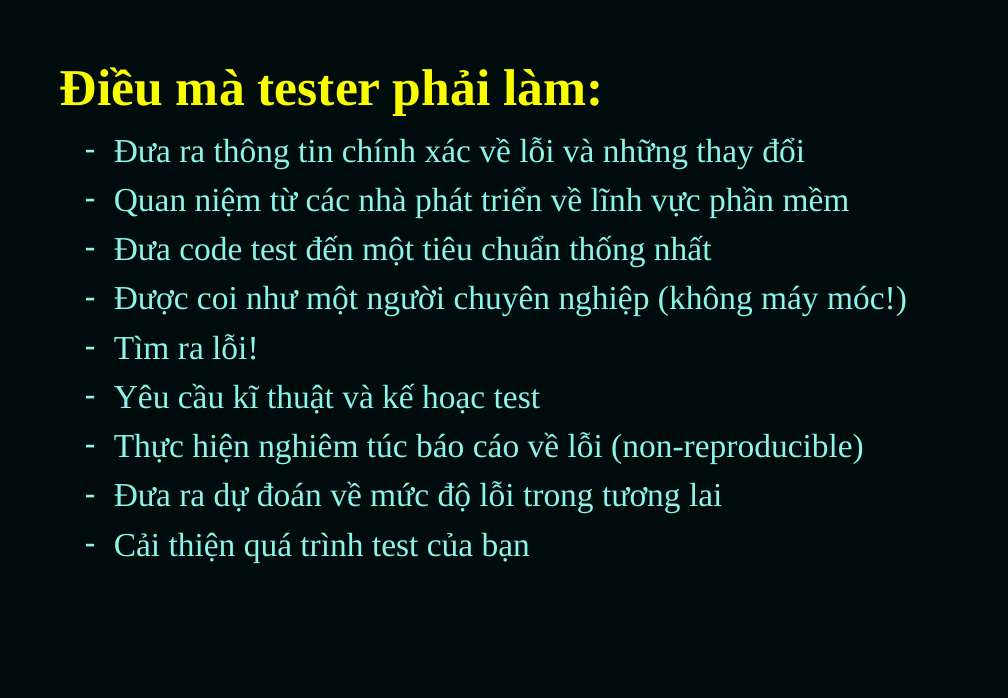
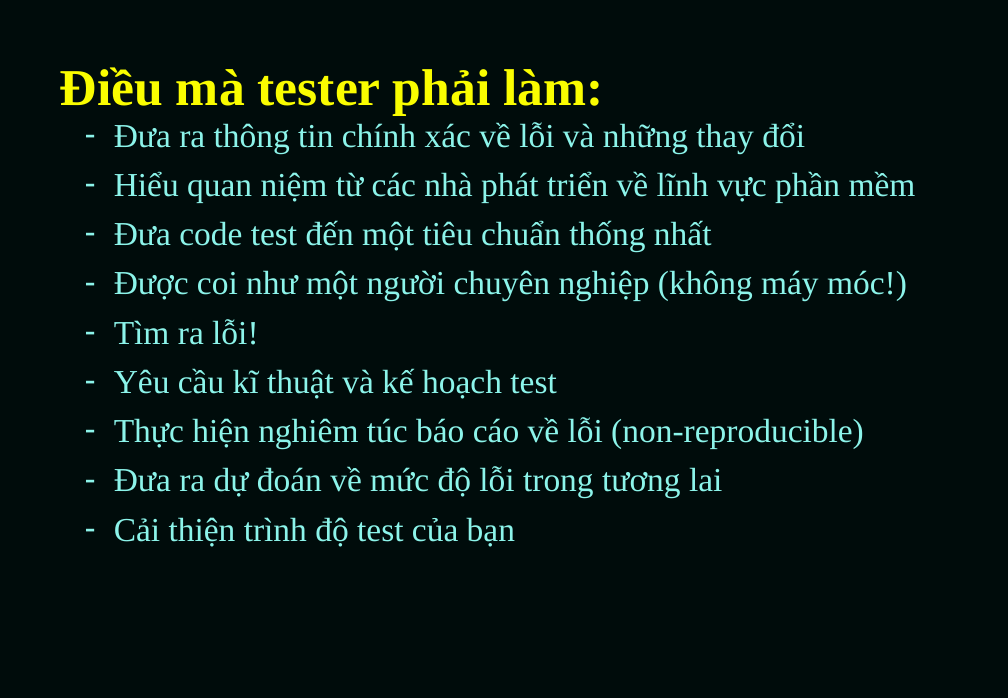
Before and after one commit to TesterRepo/kiemthu_Group1, a slide deck: slide 48 of ISTQBCH1-nhóm 1.ppt. Drawn at 1008x698 pixels with LibreOffice and Linux fonts; fonts in the diff are those of the drawing. Boxes give left, top, right and bottom in pixels: in the first picture for what was removed or moved away, otherwise in the second. Text is boxed around its words. In the diff, an @@ line names an element or a change of style, - is before the commit and + after.

```diff
--- a/ISTQBCH1-nhóm 1.ppt
+++ b/ISTQBCH1-nhóm 1.ppt
@@ text "Đưa ra thông tin chính ...": place and size @@
-text "Đưa ra thông tin chính ..." at [114,137,907,562]
+text "Đưa ra thông tin chính ..." at [114,122,916,547]
@@ text at [114,171,916,203]: text changed @@
-  – Quan niệm từ các nhà phát triển về lĩnh vực phần mềm
+  – Hiểu quan niệm từ các nhà phát triển về lĩnh vực phần mềm
@@ text at [114,368,556,399]: text changed @@
-  – Yêu cầu kĩ thuật và kế hoạc test
+  – Yêu cầu kĩ thuật và kế hoạch test
@@ text at [114,517,515,547]: text changed @@
-  – Cải thiện quá trình test của bạn
+  – Cải thiện trình độ test của bạn
```
Also in this commit, not shown: 24 other slides changed.
